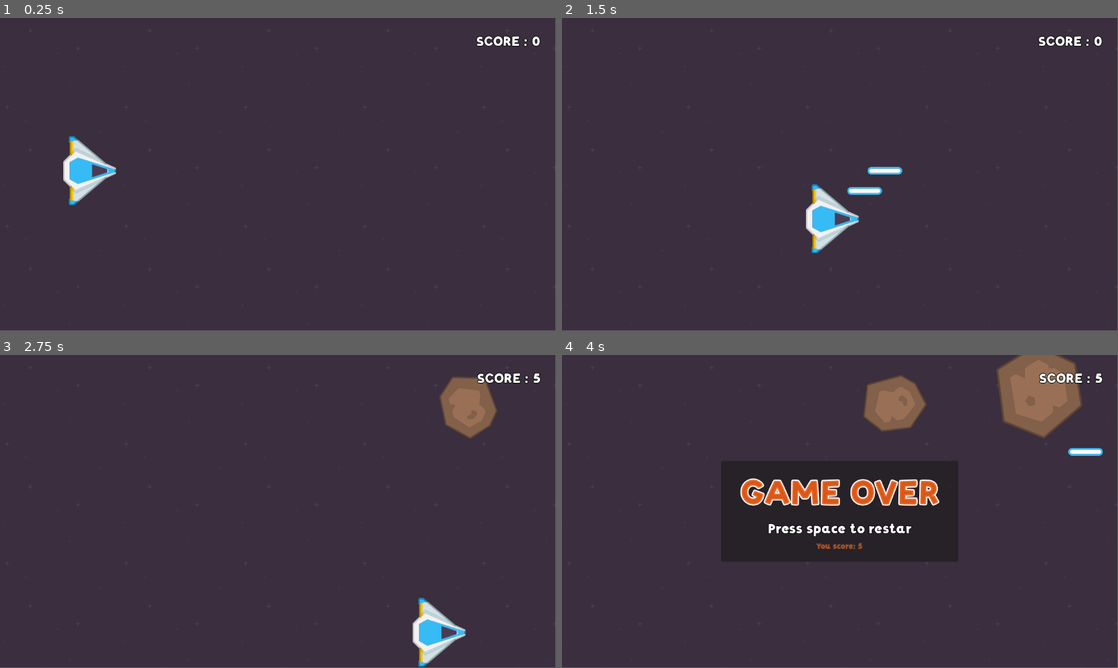
Above: before the commit, frames 1-4 (two rows, left to right).
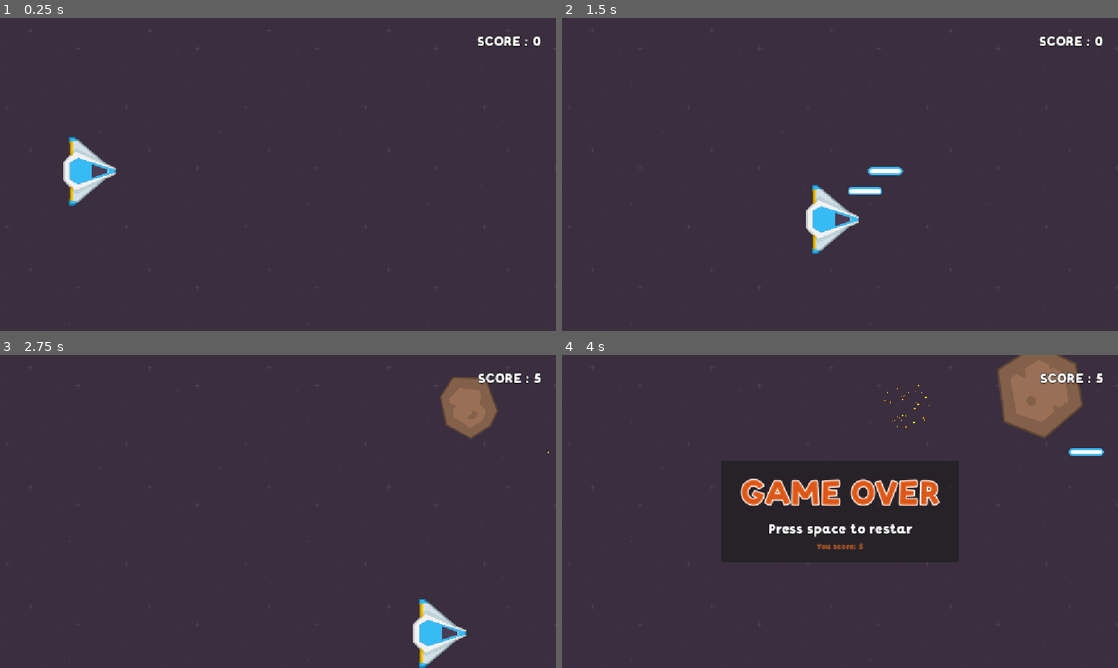
Above: after the commit, the same moments.

Repository: Sergiodevelopersk8/godotcurso2
Game: Godot game, scene res://scenes/main/main.tscn
The game is run twice, just before and just after one commit, with the same random seed, the same clock (stepped at 60 frames per second) and the same inputs.
Inputs:
- Up to frame 1 (0.25 s): no input
- Up to frame 2 (1.5 s): tap Enter at 0.5 s; hold Right (right) 0.53-1.28 s; tap Space (shoot) at 0.6, 1.35 s; hold Down (down) from 1.28 s (still down)
- Up to frame 3 (2.75 s): release Down (down) at 2.03 s; hold Right (right) from 2.03 s (still down); tap Space (shoot) at 2.1 s
- Up to frame 4 (4 s): release Right (right) at 2.78 s; hold W (up) 2.78-3.53 s; tap Space (shoot) at 2.85, 3.6 s; hold Left (left) from 3.53 s (still down)
In our replay, the window is 799x449 before the commit and 800x450 after it. These sizes can differ from the game's own. Grey fills any space a smaller window leaves; there, only what the larger window draws over its background counts as a difference.

The runs differ from the first frame. In frame 1, 0.4% of the frame differs, in the area x 11-100%, y 5-87%; in frame 2, 0.6%; in frame 3, 0.5%; in frame 4, 3.2%, in the area x 32-100%, y 0-87%.

Commit message:
fin de las naves

Diff:
--- a/asteroid-shooter/Autoloads/game_manager.gd
+++ b/asteroid-shooter/Autoloads/game_manager.gd
@@ -5,7 +5,7 @@
 
 
 
-func _process(delta):
+func _process(_delta):
 	if is_game_over and Input.is_action_just_pressed("shoot"):
 		restar_game()
 
--- a/asteroid-shooter/project.godot
+++ b/asteroid-shooter/project.godot
@@ -19,9 +19,15 @@
 
 GameManager="*res://Autoloads/game_manager.gd"
 
+[display]
+
+window/stretch/mode="canvas_items"
+window/stretch/aspect="expand"
+
 [global_group]
 
 asteroides=""
+player=""
 
 [input]
 
--- a/asteroid-shooter/scenes/Player/player.gd
+++ b/asteroid-shooter/scenes/Player/player.gd
@@ -12,7 +12,7 @@
 
 
 
-func _physics_process(delta) :
+func _physics_process(_delta) :
 	if GameManager.is_game_over: return
 
 	player_move(x_input,y_input)
@@ -41,7 +41,8 @@
 
 
 func _on_detection_area_area_entered(area: Area2D) -> void:
-	#elimino la nave si esta colisiona con el asteroide
+	#elimino la nave si esta colisiona con la colision que este
+	#en el grupo de asteroides
 	if area.is_in_group("asteroides"):
 		GameManager.set_is_game_over(true)
 		queue_free()
--- a/asteroid-shooter/scenes/Player/player.tscn
+++ b/asteroid-shooter/scenes/Player/player.tscn
@@ -7,7 +7,7 @@
 [sub_resource type="CircleShape2D" id="CircleShape2D_gqjuk"]
 radius = 51.009804
 
-[node name="Player" type="CharacterBody2D" groups=["asteroides", "player"]]
+[node name="Player" type="CharacterBody2D" groups=["player"]]
 z_index = 1
 script = ExtResource("1_1kbk7")
 laser_scene = ExtResource("2_gqjuk")
@@ -17,10 +17,10 @@
 rotation = 1.5708
 texture = ExtResource("1_cyojo")
 
-[node name="CollisionPolygon2D" type="CollisionPolygon2D" parent="."]
+[node name="CollisionPolygon2D" type="CollisionPolygon2D" parent="." groups=["player"]]
 polygon = PackedVector2Array(58, 0, -39, -73, -37, 72)
 
-[node name="DetectionArea" type="Area2D" parent="."]
+[node name="DetectionArea" type="Area2D" parent="." groups=["player"]]
 
 [node name="CollisionShape2D" type="CollisionShape2D" parent="DetectionArea"]
 position = Vector2(-14, 1)
--- a/asteroid-shooter/scenes/UI/GameOver/game_over_ui.gd
+++ b/asteroid-shooter/scenes/UI/GameOver/game_over_ui.gd
@@ -3,7 +3,7 @@
 
 @onready var final_score_label: Label = %FinalScoreLabel
 
-func _process(delta: float) -> void:
+func _process(_delta) -> void:
 	#si el la funciond del gameover es true muestra la pantalla
 	if GameManager.is_game_over:
 		visible = true
--- a/asteroid-shooter/scenes/UI/HUD/score_label.gd
+++ b/asteroid-shooter/scenes/UI/HUD/score_label.gd
@@ -1,5 +1,5 @@
 extends Label
 
 
-func _process(delta: float) -> void:
+func _process(_delta) -> void:
 	text ="SCORE : " + str(GameManager.score)
--- a/asteroid-shooter/scenes/asteroids/asteroid.gd
+++ b/asteroid-shooter/scenes/asteroids/asteroid.gd
@@ -6,6 +6,7 @@
 @export var min_rotation_speed:float
 @export var max_rotation_speed:float
 @export var points : int
+@export var explosion_scene: PackedScene
 var random_speed
 var random_rotation_speed
 
@@ -32,4 +33,12 @@
 
 	#si colisiona el meteorito con el laser o el player este se elimina
 	if is_player or is_laser :
-		queue_free()
+		destroy()
+
+
+
+func destroy():
+	var explosion_instance = explosion_scene.instantiate()
+	add_sibling(explosion_instance)
+	explosion_instance.position = position
+	queue_free()
--- a/asteroid-shooter/scenes/asteroids/big_asteroid.tscn
+++ b/asteroid-shooter/scenes/asteroids/big_asteroid.tscn
@@ -1,7 +1,8 @@
-[gd_scene load_steps=4 format=3 uid="uid://cxn2fonw53gio"]
+[gd_scene load_steps=5 format=3 uid="uid://cxn2fonw53gio"]
 
 [ext_resource type="Texture2D" uid="uid://d1gnvpg4jv2k4" path="res://assets/sprites/rock-big.png" id="1_6lffe"]
 [ext_resource type="Script" uid="uid://c62mwt6c0v3uc" path="res://scenes/asteroids/asteroid.gd" id="1_y2s20"]
+[ext_resource type="PackedScene" uid="uid://d1aoj13nt5o0y" path="res://scenes/particles/explosion.tscn" id="2_ra15y"]
 
 [sub_resource type="CircleShape2D" id="CircleShape2D_6lffe"]
 radius = 88.0511
@@ -13,6 +14,7 @@
 min_rotation_speed = -180.0
 max_rotation_speed = 180.0
 points = 5
+explosion_scene = ExtResource("2_ra15y")
 metadata/_edit_group_ = true
 
 [node name="Sprite2D" type="Sprite2D" parent="."]
--- a/asteroid-shooter/scenes/asteroids/medium_asteroid.tscn
+++ b/asteroid-shooter/scenes/asteroids/medium_asteroid.tscn
@@ -1,7 +1,8 @@
-[gd_scene load_steps=4 format=3 uid="uid://ddanxbxix03mn"]
+[gd_scene load_steps=5 format=3 uid="uid://ddanxbxix03mn"]
 
 [ext_resource type="Script" uid="uid://c62mwt6c0v3uc" path="res://scenes/asteroids/asteroid.gd" id="1_nnmk3"]
 [ext_resource type="Texture2D" uid="uid://cyq3illub2va7" path="res://assets/sprites/rock-medium.png" id="2_f8a32"]
+[ext_resource type="PackedScene" uid="uid://d1aoj13nt5o0y" path="res://scenes/particles/explosion.tscn" id="2_q6u5o"]
 
 [sub_resource type="CircleShape2D" id="CircleShape2D_kfbcv"]
 radius = 58.0345
@@ -13,6 +14,7 @@
 min_rotation_speed = -180.0
 max_rotation_speed = 180.0
 points = 10
+explosion_scene = ExtResource("2_q6u5o")
 metadata/_edit_group_ = true
 
 [node name="Sprite2D" type="Sprite2D" parent="."]
--- a/asteroid-shooter/scenes/asteroids/small_asteroid.tscn
+++ b/asteroid-shooter/scenes/asteroids/small_asteroid.tscn
@@ -1,7 +1,8 @@
-[gd_scene load_steps=4 format=3 uid="uid://hk525qwxfdu6"]
+[gd_scene load_steps=5 format=3 uid="uid://hk525qwxfdu6"]
 
 [ext_resource type="Texture2D" uid="uid://cuhk8orspp8lq" path="res://assets/sprites/rock-small.png" id="1_ckhff"]
 [ext_resource type="Script" uid="uid://c62mwt6c0v3uc" path="res://scenes/asteroids/asteroid.gd" id="1_kfbcv"]
+[ext_resource type="PackedScene" uid="uid://d1aoj13nt5o0y" path="res://scenes/particles/explosion.tscn" id="2_ooo1b"]
 
 [sub_resource type="CircleShape2D" id="CircleShape2D_ckhff"]
 radius = 36.0
@@ -13,6 +14,7 @@
 min_rotation_speed = -181.0
 max_rotation_speed = 180.0
 points = 15
+explosion_scene = ExtResource("2_ooo1b")
 metadata/_edit_group_ = true
 
 [node name="Sprite2D" type="Sprite2D" parent="."]
--- a/asteroid-shooter/scenes/main/main.tscn
+++ b/asteroid-shooter/scenes/main/main.tscn
@@ -1,13 +1,11 @@
-[gd_scene load_steps=12 format=3 uid="uid://4wnlkbfwv5hp"]
+[gd_scene load_steps=10 format=3 uid="uid://4wnlkbfwv5hp"]
 
 [ext_resource type="Texture2D" uid="uid://c3f455ou3ql7q" path="res://assets/sprites/background.png" id="1_hyk8p"]
-[ext_resource type="PackedScene" uid="uid://cxn2fonw53gio" path="res://scenes/asteroids/big_asteroid.tscn" id="2_iuonh"]
 [ext_resource type="PackedScene" uid="uid://c43bd64v0q4o8" path="res://scenes/Player/player.tscn" id="2_l3cfh"]
-[ext_resource type="Script" uid="uid://nye2vl1stxnc" path="res://scenes/main/asteroid_spawner.gd" id="3_k2fmo"]
-[ext_resource type="PackedScene" uid="uid://ddanxbxix03mn" path="res://scenes/asteroids/medium_asteroid.tscn" id="4_ow5a4"]
-[ext_resource type="PackedScene" uid="uid://hk525qwxfdu6" path="res://scenes/asteroids/small_asteroid.tscn" id="5_hujxm"]
+[ext_resource type="PackedScene" uid="uid://bcvtlbaxm1gjp" path="res://scenes/spawners/asteroid_spawner.tscn" id="3_ow5a4"]
 [ext_resource type="Script" uid="uid://ppsrtc1hes58" path="res://scenes/main/gameovertrigger.gd" id="7_b1x3f"]
 [ext_resource type="PackedScene" uid="uid://xkx7crbufw3b" path="res://scenes/UI/HUD/hud.tscn" id="7_hujxm"]
+[ext_resource type="PackedScene" uid="uid://cu6jk5s77dg6y" path="res://scenes/spawners/power_up_spawner.tscn" id="8_b1x3f"]
 [ext_resource type="PackedScene" uid="uid://bw2gg2ro0b6x3" path="res://scenes/UI/GameOver/game_over_ui.tscn" id="8_yyfjg"]
 
 [sub_resource type="RectangleShape2D" id="RectangleShape2D_l3cfh"]
@@ -64,23 +62,12 @@
 scale = Vector2(2.81268, 2.41548)
 shape = SubResource("RectangleShape2D_l3cfh")
 
-[node name="AsteroidSpawner" type="Marker2D" parent="." groups=["asteroides"]]
-position = Vector2(1366, 285)
-script = ExtResource("3_k2fmo")
-asteroids = Array[PackedScene]([ExtResource("4_ow5a4"), ExtResource("5_hujxm"), ExtResource("2_iuonh")])
-min_y = 70.0
-max_y = 585.0
-destroy_asteroid_screen = -119.0
-
-[node name="Timer" type="Timer" parent="AsteroidSpawner"]
-autostart = true
-
-[node name="gameovertrigger" type="Area2D" parent="."]
+[node name="gameovertrigger" type="Area2D" parent="Walls"]
 position = Vector2(-60, 0)
 script = ExtResource("7_b1x3f")
 metadata/_edit_group_ = true
 
-[node name="CollisionShape2D" type="CollisionShape2D" parent="gameovertrigger"]
+[node name="CollisionShape2D" type="CollisionShape2D" parent="Walls/gameovertrigger"]
 position = Vector2(-75.5, 333.25)
 shape = SubResource("RectangleShape2D_yyfjg")
 
@@ -92,5 +79,11 @@
 [node name="GameOverUI" parent="UILayer" instance=ExtResource("8_yyfjg")]
 visible = false
 
-[connection signal="timeout" from="AsteroidSpawner/Timer" to="AsteroidSpawner" method="_on_timer_timeout"]
-[connection signal="area_entered" from="gameovertrigger" to="gameovertrigger" method="_on_area_entered"]
+[node name="Spawners" type="Node" parent="."]
+
+[node name="AsteroidSpawner" parent="Spawners" instance=ExtResource("3_ow5a4")]
+position = Vector2(1366, 285)
+
+[node name="PowerUpSpawner" parent="." instance=ExtResource("8_b1x3f")]
+
+[connection signal="area_entered" from="Walls/gameovertrigger" to="Walls/gameovertrigger" method="_on_area_entered"]
--- /dev/null
+++ b/asteroid-shooter/scenes/particles/explosion.gd
@@ -0,0 +1,9 @@
+extends GPUParticles2D
+
+func _ready() -> void:
+	emitting = true
+
+
+
+func _on_finished() -> void:
+	queue_free()
--- /dev/null
+++ b/asteroid-shooter/scenes/particles/explosion.tscn
@@ -0,0 +1,38 @@
+[gd_scene load_steps=7 format=3 uid="uid://d1aoj13nt5o0y"]
+
+[ext_resource type="Script" uid="uid://cn3gyhcjlamyb" path="res://scenes/particles/explosion.gd" id="1_3sqip"]
+
+[sub_resource type="Gradient" id="Gradient_pakj8"]
+colors = PackedColorArray(0.84313726, 0.44705883, 0, 1, 1, 1, 0, 1)
+
+[sub_resource type="GradientTexture1D" id="GradientTexture1D_3sqip"]
+gradient = SubResource("Gradient_pakj8")
+
+[sub_resource type="Curve" id="Curve_3ajkw"]
+_data = [Vector2(0.0255102, 0.9887641), 0.0, -2.2022471, 0, 0, Vector2(1, 0), 0.0, 0.0, 0, 0]
+point_count = 2
+
+[sub_resource type="CurveTexture" id="CurveTexture_uommb"]
+curve = SubResource("Curve_3ajkw")
+
+[sub_resource type="ParticleProcessMaterial" id="ParticleProcessMaterial_02mh3"]
+particle_flag_disable_z = true
+spread = 180.0
+initial_velocity_min = 100.0
+initial_velocity_max = 400.0
+gravity = Vector3(0, 0, 0)
+scale_min = 5.0
+scale_max = 5.0
+scale_curve = SubResource("CurveTexture_uommb")
+color_initial_ramp = SubResource("GradientTexture1D_3sqip")
+
+[node name="Explosion" type="GPUParticles2D"]
+emitting = false
+amount = 30
+lifetime = 0.5
+one_shot = true
+explosiveness = 1.0
+process_material = SubResource("ParticleProcessMaterial_02mh3")
+script = ExtResource("1_3sqip")
+
+[connection signal="finished" from="." to="." method="_on_finished"]
--- /dev/null
+++ b/asteroid-shooter/scenes/power_up/power_up.gd
@@ -0,0 +1,13 @@
+extends Area2D
+class_name PowerUp
+
+
+
+func _on_area_entered(area: Area2D) -> void:
+	#var asteroides = get_tree().get_first_node_in_group("asteroides")
+	var asteroides = get_tree().get_nodes_in_group("asteroides")
+	print("colision del area : -> ", area.name)
+	if area.is_in_group("player"):
+		for asteroide in asteroides:
+			asteroide.queue_free()
+	queue_free()
--- /dev/null
+++ b/asteroid-shooter/scenes/power_up/power_up.tscn
@@ -0,0 +1,20 @@
+[gd_scene load_steps=4 format=3 uid="uid://hr4j8shg04j2"]
+
+[ext_resource type="Texture2D" uid="uid://bg52wppj21r20" path="res://assets/sprites/powerupYellow_bolt.png" id="1_4i33q"]
+[ext_resource type="Script" uid="uid://cqpu1k048cqip" path="res://scenes/power_up/power_up.gd" id="1_82c1w"]
+
+[sub_resource type="RectangleShape2D" id="RectangleShape2D_82c1w"]
+size = Vector2(33, 32)
+
+[node name="PowerUp" type="Area2D"]
+script = ExtResource("1_82c1w")
+metadata/_edit_group_ = true
+
+[node name="PowerupYellowBolt" type="Sprite2D" parent="."]
+texture = ExtResource("1_4i33q")
+
+[node name="CollisionShape2D" type="CollisionShape2D" parent="."]
+position = Vector2(-0.5, 0)
+shape = SubResource("RectangleShape2D_82c1w")
+
+[connection signal="area_entered" from="." to="." method="_on_area_entered"]
--- a/asteroid-shooter/scenes/main/asteroid_spawner.gd
+++ b/asteroid-shooter/scenes/spawners/asteroid_spawner.gd
@@ -33,3 +33,5 @@
 #intervalos de tiempo de spawner
 func _on_timer_timeout() -> void:
 	create_asteroid()
+	#var instances = 3
+	#for i in range(instances): create_asteroid()
--- /dev/null
+++ b/asteroid-shooter/scenes/spawners/asteroid_spawner.tscn
@@ -0,0 +1,18 @@
+[gd_scene load_steps=5 format=3 uid="uid://bcvtlbaxm1gjp"]
+
+[ext_resource type="Script" uid="uid://nye2vl1stxnc" path="res://scenes/spawners/asteroid_spawner.gd" id="1_hc4iq"]
+[ext_resource type="PackedScene" uid="uid://ddanxbxix03mn" path="res://scenes/asteroids/medium_asteroid.tscn" id="2_5iila"]
+[ext_resource type="PackedScene" uid="uid://hk525qwxfdu6" path="res://scenes/asteroids/small_asteroid.tscn" id="3_cecnu"]
+[ext_resource type="PackedScene" uid="uid://cxn2fonw53gio" path="res://scenes/asteroids/big_asteroid.tscn" id="4_6b3kp"]
+
+[node name="AsteroidSpawner" type="Marker2D"]
+script = ExtResource("1_hc4iq")
+asteroids = Array[PackedScene]([ExtResource("2_5iila"), ExtResource("3_cecnu"), ExtResource("4_6b3kp")])
+min_y = 70.0
+max_y = 585.0
+destroy_asteroid_screen = -119.0
+
+[node name="Timer" type="Timer" parent="."]
+autostart = true
+
+[connection signal="timeout" from="Timer" to="." method="_on_timer_timeout"]
--- /dev/null
+++ b/asteroid-shooter/scenes/spawners/power_up_spawner.gd
@@ -0,0 +1,32 @@
+extends Node2D
+class_name PowerUpSpawner
+
+@export var powerup_scene:PackedScene
+@onready var timer: Timer = $Timer
+
+var x_min = 0
+var x_max
+var y_min = 0
+var y_max
+
+
+func _ready() -> void:
+	#dimensiones del ventana del juego
+	#esto se hace en el ready por que se carga la escena
+	x_max = get_viewport().size.x / 2
+	y_max = get_viewport().size.y
+
+
+func _on_timer_timeout() -> void:
+	create_power_up()
+
+
+func create_power_up():
+	if GameManager.is_game_over:
+		timer.stop()
+		return
+	var powerup_instanciate = powerup_scene.instantiate()
+	add_child(powerup_instanciate)
+	var randomx_x = randf_range(x_min, x_max)
+	var randomx_y = randf_range(y_min, y_max)
+	powerup_instanciate.position = Vector2(randomx_x,randomx_y)
--- /dev/null
+++ b/asteroid-shooter/scenes/spawners/power_up_spawner.tscn
@@ -0,0 +1,14 @@
+[gd_scene load_steps=3 format=3 uid="uid://cu6jk5s77dg6y"]
+
+[ext_resource type="Script" uid="uid://ji0nm4r7kbqy" path="res://scenes/spawners/power_up_spawner.gd" id="1_umnrb"]
+[ext_resource type="PackedScene" uid="uid://hr4j8shg04j2" path="res://scenes/power_up/power_up.tscn" id="2_3c406"]
+
+[node name="PowerUpSpawner" type="Node2D"]
+script = ExtResource("1_umnrb")
+powerup_scene = ExtResource("2_3c406")
+
+[node name="Timer" type="Timer" parent="."]
+wait_time = 5.0
+autostart = true
+
+[connection signal="timeout" from="Timer" to="." method="_on_timer_timeout"]
Not shown, added: asteroid-shooter/scenes/particles/explosion.gd.uid
Not shown, added: asteroid-shooter/scenes/power_up/power_up.gd.uid
Renamed: asteroid-shooter/scenes/main/asteroid_spawner.gd.uid -> asteroid-shooter/scenes/spawners/asteroid_spawner.gd.uid
Not shown, added: asteroid-shooter/scenes/spawners/power_up_spawner.gd.uid
